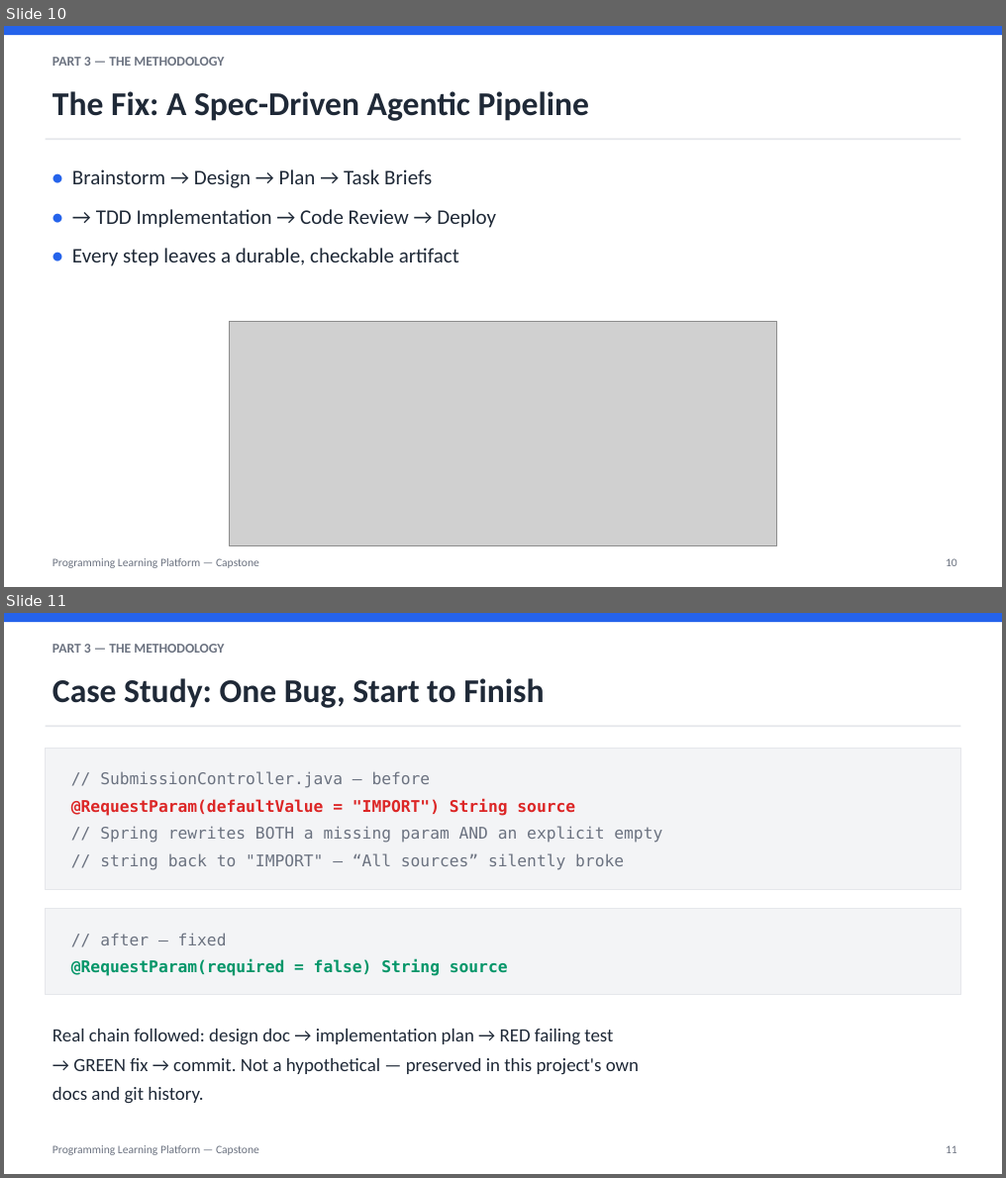
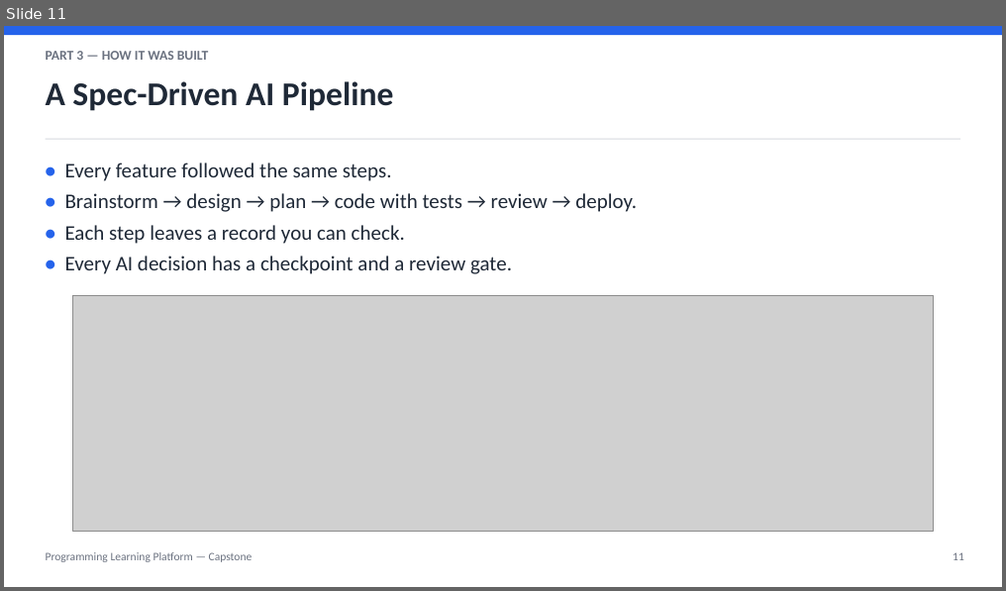
Before and after one commit to Jeromefromcn/programming-learning-platform, a slide deck: docs/6_presentation/presentation.pptx. Shown one above the other, each under a label of ours: slides 10 and 11 before the commit, slide 11 after it. The pictures are 1006x1178 and 1006x591 pixels, drawn with LibreOffice and Linux fonts; fonts in the diff are those of the drawing; grey boxes stand for pictures. Boxes give left, top, right and bottom in pixels: in the first picture for what was removed or moved away, otherwise in the second. Text is boxed around its words. In the diff, an @@ line names an element or a change of style, - is before the commit and + after.

```diff
--- a/docs/6_presentation/presentation.pptx
+++ b/docs/6_presentation/presentation.pptx
@@ slide 11 removed at [4,613,1002,1174], background #FFFFFF @@
@@ rectangle removed at [4,613,1002,622] @@
@@ text removed at [53,644,224,653] @@
-PART 3 — THE METHODOLOGY
@@ text removed at [53,678,544,708] @@
-Case Study: One Bug, Start to Finish
@@ rectangle removed at [46,725,960,727] @@
@@ rectangle removed at [46,748,960,890] @@
@@ text removed at [71,771,662,870] @@
-// SubmissionController.java — before
-@RequestParam(defaultValue = "IMPORT") String source
-// Spring rewrites BOTH a missing param AND an explicit empty
-// string back to "IMPORT" — “All sources” silently broke
@@ rectangle removed at [46,909,960,995] @@
@@ text removed at [71,933,508,976] @@
-// after — fixed
-@RequestParam(required = false) String source
@@ text removed at [53,1029,639,1104] @@
-Real chain followed: design doc → implementation plan → RED failing test
-→ GREEN fix → commit. Not a hypothetical — preserved in this project's own
-docs and git history.
@@ text removed at [53,1146,259,1156] @@
-Programming Learning Platform — Capstone
@@ text removed at [945,1146,957,1154] @@
-11
@@ what was slide 10 is now slide 11 @@
@@ slide 11 changed as well @@
@@ text at [46,51,209,60]: text changed @@
-PART 3 — THE METHODOLOGY
+PART 3 — HOW IT WAS BUILT
@@ text at [46,81,393,111]: text changed @@
-The Fix: A Spec-Driven Agentic Pipeline
+A Spec-Driven AI Pipeline
@@ text at [65,163,637,274]: text changed @@
-• Brainstorm → Design → Plan → Task Briefs
-• → TDD Implementation → Code Review → Deploy
-• Every step leaves a durable, checkable artifact
+• Every feature followed the same steps.
+• Brainstorm → design → plan → code with tests → review → deploy.
+• Each step leaves a record you can check.
+• Every AI decision has a checkpoint and a review gate.
@@ picture: place and size @@
-picture at [230,322,777,547]
+picture at [73,295,934,531]
@@ text "Programming Learning Platform — Capstone" at [46,553,252,563]: line spacing 1.15 to 1 @@
@@ text at [952,553,964,561]: text changed @@
-10
+11
```
Also in this commit, not shown: 7 other slides changed, 7 slides added, 10 other slides removed, 1 other file.
